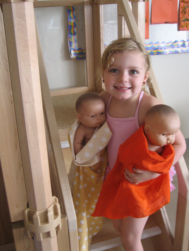
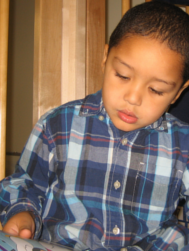
Layers edited between the first and the second 189 x 251 image:
added layer "December 2012 026.JPG" above "December 2012 024.JPG" over [0, 0, 189, 251]
hid "043.jpg" over [0, 0, 189, 251]
